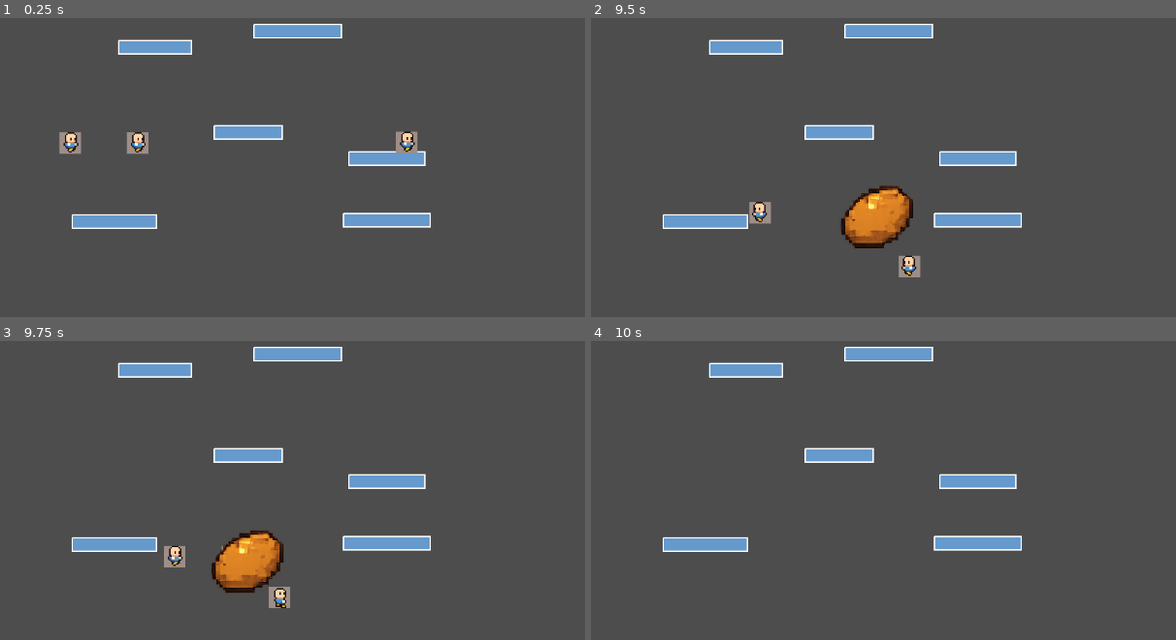
Above: before the commit, frames 1-4 (two rows, left to right).
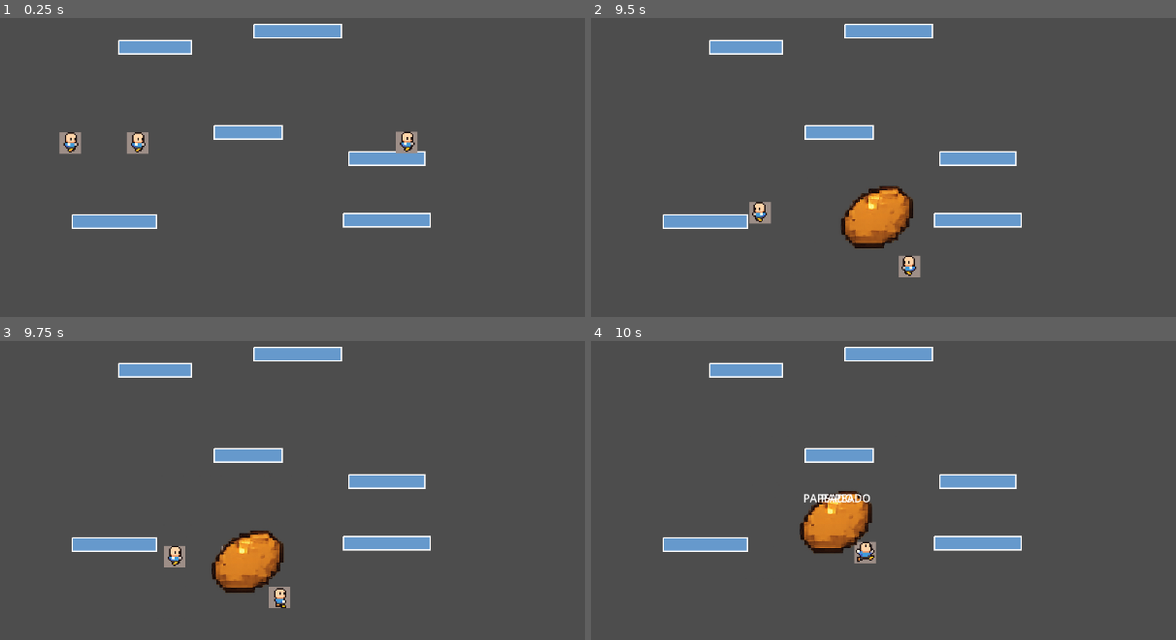
Above: after the commit, the same moments.

Repository: InozaAki/Papeados
Game: Godot game, scene res://Assets/Scenes/game.tscn
Same seed, same stepped clock (60 frames per second), same inputs: the game is played once before the commit and once after it. Sound files missing from this copy of the repository are replaced by a short silence.
Inputs:
- Up to frame 1 (0.25 s): no input
- Up to frame 2 (9.5 s): hold Right (ui_right) 0.53-2.03 s; tap Shift (dash) every 0.75 s from 0.6 to 8.85 s; tap Up (ui_up) at 0.77, 1.52, 3.02, 3.77, 4.52, 6.02, 6.77, 7.52, 9.02 s; hold Left (ui_left) 2.03-4.28 s; hold Right (ui_right) 4.28-8.03 s; hold Left (ui_left) from 8.03 s (still down)
- Up to frame 3 (9.75 s): release Left (ui_left) at 9.53 s; hold Right (ui_right) from 9.53 s (still down); tap Shift (dash) at 9.6 s
- Up to frame 4 (10 s): keep holding Right (ui_right); tap Up (ui_up) at 9.77 s

Frames 1-3 are identical in both runs. In frame 4, 2.3% of the frame differs, in the area x 35-49%, y 50-75%.

Commit message:
feat: Add floating text on player elimination and fix potato explosion sound logic feat: Introduce floating text scene for player elimination feedback feat: Introduce sounds for potato countdown and explosion

Diff:
--- a/papeados/Assets/Scenes/explosive_potato.tscn
+++ b/papeados/Assets/Scenes/explosive_potato.tscn
@@ -1,7 +1,11 @@
-[gd_scene load_steps=8 format=3 uid="uid://c6ey4rllf7h2q"]
+[gd_scene load_steps=12 format=3 uid="uid://c6ey4rllf7h2q"]
 
 [ext_resource type="Script" uid="uid://cqew7xhtuf6c7" path="res://Assets/Scripts/explosive_potato.gd" id="1_ac65k"]
 [ext_resource type="Texture2D" uid="uid://5e2mk42b1fob" path="res://Assets/Sprites/papa-bomba.png" id="2_rdemm"]
+[ext_resource type="AudioStream" uid="uid://bkibvaoo17blg" path="res://Assets/Sounds/FX061.mp3" id="3_0j0ad"]
+[ext_resource type="AudioStream" uid="uid://dtkxnq8c88lr5" path="res://Assets/Sounds/explosion.wav" id="3_ogi6q"]
+[ext_resource type="AudioStream" uid="uid://dtgnovwxx87io" path="res://Assets/Sounds/countdown-a.ogg" id="4_5l8b5"]
+[ext_resource type="AudioStream" uid="uid://b2psa0wiuhlun" path="res://Assets/Sounds/countdown-b.ogg" id="4_gk3pq"]
 
 [sub_resource type="AtlasTexture" id="AtlasTexture_rdemm"]
 atlas = ExtResource("2_rdemm")
@@ -41,8 +45,16 @@
 
 [node name="ExplosivePotato" type="Node2D"]
 script = ExtResource("1_ac65k")
+explosion_radius = 100.0
+explosion_sound = ExtResource("3_ogi6q")
+attach_sound = ExtResource("3_0j0ad")
+warning_sound_a = ExtResource("4_5l8b5")
+warning_sound_b = ExtResource("4_gk3pq")
 
 [node name="AnimatedSprite2D" type="AnimatedSprite2D" parent="."]
 sprite_frames = SubResource("SpriteFrames_w4cx2")
 animation = &"idle"
 frame_progress = 0.12743811
+
+[node name="AudioStreamPlayer2D" type="AudioStreamPlayer2D" parent="."]
+stream = ExtResource("3_ogi6q")
--- /dev/null
+++ b/papeados/Assets/Scenes/floating-text.tscn
@@ -0,0 +1,11 @@
+[gd_scene load_steps=2 format=3 uid="uid://cn4fvfkn0j8u1"]
+
+[ext_resource type="Script" uid="uid://bbc1nyqbs65i1" path="res://Assets/Scenes/floating_text.gd" id="1_wnp7b"]
+
+[node name="FloatingText" type="Node2D"]
+script = ExtResource("1_wnp7b")
+
+[node name="Label" type="Label" parent="."]
+offset_right = 40.0
+offset_bottom = 23.0
+text = "PAPEADO"
--- /dev/null
+++ b/papeados/Assets/Scenes/floating_text.gd
@@ -0,0 +1,16 @@
+extends Node2D
+
+@export var lifetime := 3.0
+@export var float_speed :=30.0
+
+@onready var label : Label = $Label
+
+func _ready() -> void:
+	label.text = "PAPEADO"
+
+	var tween := create_tween()
+	tween.tween_property(self, "position:y", position.y - 40, lifetime)
+	tween.parallel().tween_property(label, "modulate:a", 0.0, lifetime)
+
+	await get_tree().create_timer(lifetime).timeout
+	queue_free()
--- a/papeados/Assets/Scenes/game.tscn
+++ b/papeados/Assets/Scenes/game.tscn
@@ -1,16 +1,18 @@
-[gd_scene load_steps=6 format=3 uid="uid://dhcxfygh143yt"]
+[gd_scene load_steps=7 format=3 uid="uid://dhcxfygh143yt"]
 
 [ext_resource type="Script" uid="uid://bhyjhhs7s1g2v" path="res://Assets/Scripts/game_manager.gd" id="1_olm3b"]
 [ext_resource type="PackedScene" uid="uid://c6ey4rllf7h2q" path="res://Assets/Scenes/explosive_potato.tscn" id="2_e1lld"]
 [ext_resource type="PackedScene" uid="uid://j41u1vbi1c4e" path="res://Assets/Scenes/player.tscn" id="2_hvjim"]
 [ext_resource type="Script" uid="uid://vukn3ut7mbeo" path="res://Assets/Scripts/world_bounds.gd" id="2_ipktb"]
 [ext_resource type="Script" uid="uid://b36ehksen7j5y" path="res://Assets/Scripts/platformGenerator.gd" id="3_2t2sq"]
+[ext_resource type="PackedScene" uid="uid://cn4fvfkn0j8u1" path="res://Assets/Scenes/floating-text.tscn" id="4_iusbg"]
 
 [node name="FirstMap" type="Node2D"]
 script = ExtResource("1_olm3b")
 player_scene = ExtResource("2_hvjim")
 explosive_potato_scene = ExtResource("2_e1lld")
 spawn_positions = Array[Vector2]([Vector2(-200, 0), Vector2(-300, 0), Vector2(200, 0)])
+floating_text_scene = ExtResource("4_iusbg")
 
 [node name="Camera2D" type="Camera2D" parent="."]
 
--- a/papeados/Assets/Scenes/player.tscn
+++ b/papeados/Assets/Scenes/player.tscn
@@ -1,7 +1,8 @@
-[gd_scene load_steps=19 format=3 uid="uid://j41u1vbi1c4e"]
+[gd_scene load_steps=20 format=3 uid="uid://j41u1vbi1c4e"]
 
 [ext_resource type="Script" uid="uid://br4dwbrs8eokr" path="res://Assets/Scripts/player.gd" id="1_7dd06"]
 [ext_resource type="Texture2D" uid="uid://coxs3ira0qk3w" path="res://Assets/Sprites/Old hero.png" id="2_38rej"]
+[ext_resource type="AudioStream" uid="uid://ij2u5mblkjw8" path="res://Assets/Sounds/SFX_Jump.wav" id="3_38rej"]
 
 [sub_resource type="AtlasTexture" id="AtlasTexture_bkydc"]
 atlas = ExtResource("2_38rej")
@@ -126,6 +127,7 @@
 [node name="Player" type="CharacterBody2D"]
 scale = Vector2(2, 2)
 script = ExtResource("1_7dd06")
+jump_audio = ExtResource("3_38rej")
 
 [node name="AnimatedSprite2D" type="AnimatedSprite2D" parent="."]
 sprite_frames = SubResource("SpriteFrames_2t2sq")
@@ -140,3 +142,6 @@
 [node name="CollisionShape2D" type="CollisionShape2D" parent="Area2D"]
 position = Vector2(0, -0.5)
 shape = SubResource("RectangleShape2D_7dd06")
+
+[node name="AudioStreamPlayer2D" type="AudioStreamPlayer2D" parent="."]
+stream = ExtResource("3_38rej")
--- a/papeados/Assets/Scripts/explosive_potato.gd
+++ b/papeados/Assets/Scripts/explosive_potato.gd
@@ -2,6 +2,8 @@
 class_name ExplosivePotato
 
 signal exploding(players_in_range: Array[Player])
+
+var has_exploded := false
 
 @export_group("Explosion Settings")
 @export var explosion_timer := 10.0
@@ -19,6 +21,14 @@
 @onready var timer: Timer = Timer.new()
 @onready var blink_timer: Timer = Timer.new()
 
+@export_group("Sounds")
+@export var explosion_sound : AudioStreamWAV
+@export var attach_sound : AudioStreamMP3
+@export var warning_sound_a : AudioStreamOggVorbis
+@export var warning_sound_b : AudioStreamOggVorbis
+
+@onready var audio = $AudioStreamPlayer2D
+
 var attached_player: Player = null
 var is_visible_state := true
 
@@ -29,6 +39,25 @@
 	if attached_player and is_instance_valid(attached_player):
 		global_position = attached_player.global_position + attach_offset
 	_update_blink_speed()
+	countdown_sound()
+
+func countdown_sound() -> void:
+
+	if has_exploded:
+		return
+
+	var time_remaining = get_time_remaining()
+
+	if time_remaining <= warning_threshold:
+		if int(time_remaining) % 2 != 0:
+			if audio.stream != warning_sound_a:
+				audio.stream = warning_sound_a
+				audio.play()
+		else:
+			if audio.stream != warning_sound_b:
+				audio.stream = warning_sound_b
+				audio.play()
+
 
 func _setup_timers() -> void:
 	timer.wait_time = explosion_timer
@@ -41,6 +70,7 @@
 	blink_timer.timeout.connect(_toggle_visibility)
 	add_child(blink_timer)
 	blink_timer.start()
+	has_exploded = false
 
 func attach_to_player(player: Player) -> void:
 	if not is_instance_valid(player):
@@ -48,6 +78,9 @@
 
 	attached_player = player
 	global_position = player.global_position + attach_offset
+
+	audio.stream = attach_sound
+	audio.play()
 
 	player.set_can_transfer_potato(false)
 
@@ -73,12 +106,20 @@
 	animated_sprite.visible = is_visible_state
 
 func _explode() -> void:
+	has_exploded = true
+
+	audio.stream = explosion_sound
+	audio.play()
+
 	var players_in_range := _get_players_in_radius()
 
 	for player in players_in_range:
 		_apply_knockback(player)
 
 	exploding.emit(players_in_range)
+
+	await audio.finished
+
 	queue_free()
 
 func _get_players_in_radius() -> Array[Player]:
--- a/papeados/Assets/Scripts/game_manager.gd
+++ b/papeados/Assets/Scripts/game_manager.gd
@@ -9,6 +9,7 @@
 @export var player_scene: PackedScene
 @export var explosive_potato_scene: PackedScene
 @export var spawn_positions: Array[Vector2] = [Vector2(-200, 0), Vector2(200, 0)]
+@export var floating_text_scene: PackedScene
 
 @export_group("Potato Settings")
 @export var potato_spawn_interval := 15.0
@@ -92,9 +93,14 @@
 func _on_potato_exploding(players_in_range: Array[Player], potato: ExplosivePotato) -> void:
 	for p in players_in_range:
 		if is_instance_valid(p):
+			var text := floating_text_scene.instantiate()
+			text.global_position = p.global_position + Vector2(0, -40)
+			add_child(text)
 			players.erase(p)
 			p.queue_free()
 
+
+	await potato.audio.finished
 	active_potatoes.erase(potato)
 
 	if players.size() == 0:
@@ -102,18 +108,6 @@
 		game_ended.emit()
 	elif win_condition_met():
 		_end_game()
-
-func _eliminate_player(player: Player) -> void:
-	if is_instance_valid(player):
-		players.erase(player)
-		player.queue_free()
-
-		if players.size() == 0:
-			print("Tie game!")
-			return
-
-		if win_condition_met():
-			_end_game()
 
 func _end_game() -> void:
 	print("Game Over! Player %d wins!" % players[0].player_id)
--- a/papeados/Assets/Scripts/player.gd
+++ b/papeados/Assets/Scripts/player.gd
@@ -19,6 +19,11 @@
 
 @onready var animated_sprite: AnimatedSprite2D = $AnimatedSprite2D
 @onready var collision_area: Area2D = $Area2D
+
+@export var jump_audio : AudioStreamWAV
+
+@onready var audio = $AudioStreamPlayer2D
+
 
 var can_double_jump := true
 var can_dash := true
@@ -83,11 +88,15 @@
 
 	if is_on_floor():
 		velocity.y = JUMP_VELOCITY
+		audio.stream = jump_audio;
+		audio.play();
 		return
 
 	if not is_on_floor() and velocity.y > 0 and can_double_jump:
 		can_double_jump = false
 		velocity.y = JUMP_VELOCITY
+		audio.stream = jump_audio;
+		audio.play();
 
 func _handle_dash() -> void:
 	if Input.is_action_just_pressed(action_dash) and can_dash:
--- a/papeados/Assets/Scripts/state_machine.gd
+++ b/papeados/Assets/Scripts/state_machine.gd
@@ -44,10 +44,10 @@
 		GameState.IN_GAME:
 			print("Entering IN_GAME state")
 			get_tree().paused = false
-            # Since we're loading the game scene for testing, we don't have to change the scene here.
-            # Remove once testing of the game flow is complete.
-            #if is_node_ready():
-                #get_tree().call_deferred("change_scene_to_file", "res://Assets/Scenes/game.tscn")
+			# Since we're loading the game scene for testing, we don't have to change the scene here.
+			# Remove once testing of the game flow is complete.
+			#if is_node_ready():
+				#get_tree().call_deferred("change_scene_to_file", "res://Assets/Scenes/game.tscn")
 		GameState.GAME_OVER:
 			print("Entering GAME_OVER state")
 			if pause_on_game_over:
--- /dev/null
+++ b/papeados/default_bus_layout.tres
@@ -0,0 +1,4 @@
+[gd_resource type="AudioBusLayout" format=3 uid="uid://dc6sb7mot7m0n"]
+
+[resource]
+bus/0/send = &"New Bus"
Not shown, added: papeados/Assets/Scenes/floating_text.gd.uid
Not shown, added: papeados/Assets/Sounds/FX061.mp3.import
Not shown, added: papeados/Assets/Sounds/SFX_Jump.wav.import
Not shown, added: papeados/Assets/Sounds/countdown-a.ogg.import
Not shown, added: papeados/Assets/Sounds/countdown-b.ogg.import
Not shown, added: papeados/Assets/Sounds/explosion.wav.import
Not shown, added: papeados/Assets/Sounds/FX061.mp3
Not shown, added: papeados/Assets/Sounds/SFX_Jump.wav
Not shown, added: papeados/Assets/Sounds/countdown-a.ogg
Not shown, added: papeados/Assets/Sounds/countdown-b.ogg
Not shown, added: papeados/Assets/Sounds/explosion.wav
